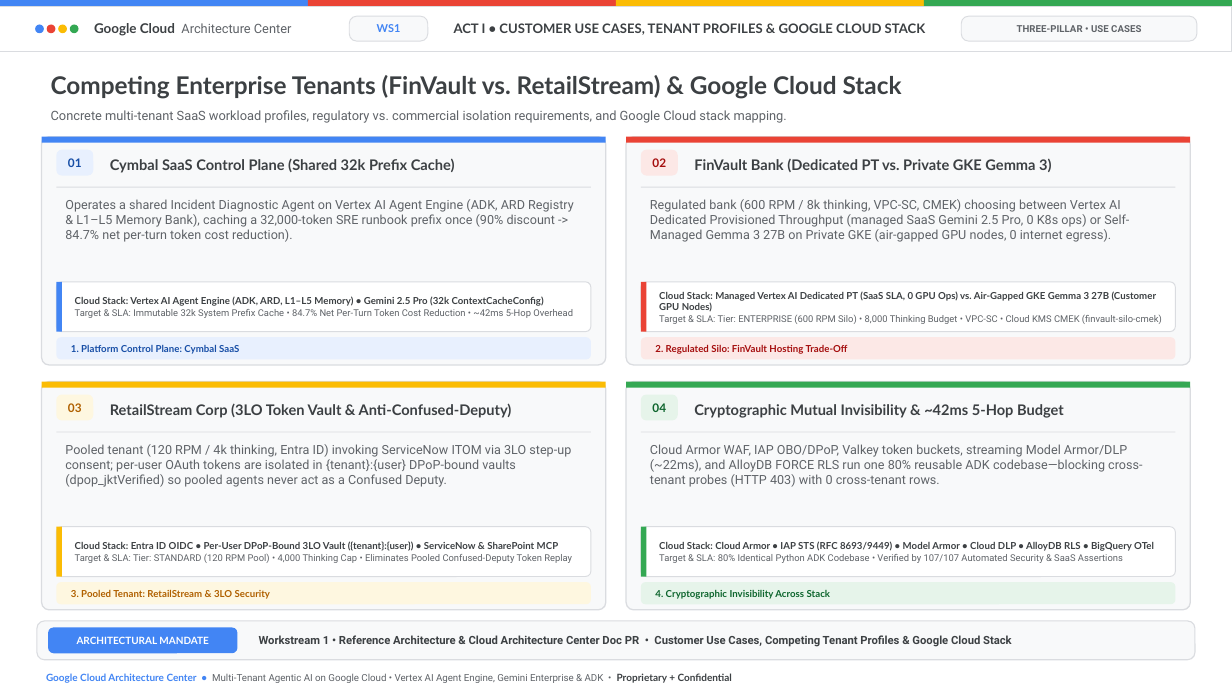
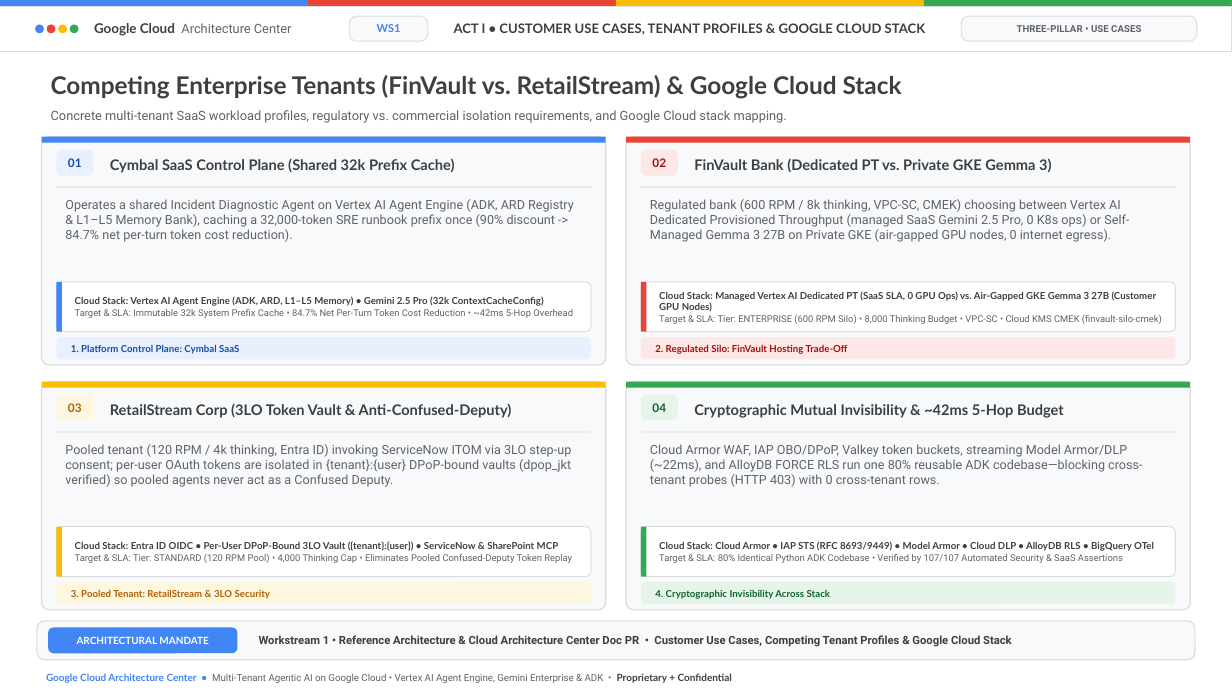
Before and after one commit to nitinaggarwal-12/blogs, a slide deck: slide 3 of slides/doc-mt-01-editable-slides.pptx. Drawn at 1232x693 pixels with LibreOffice and Linux fonts; fonts in the diff are those of the drawing. Boxes give left, top, right and bottom in pixels: in the first picture for what was removed or moved away, otherwise in the second. Text is boxed around its words. In the diff, an @@ line names an element or a change of style, - is before the commit and + after.

```diff
--- a/slides/doc-mt-01-editable-slides.pptx
+++ b/slides/doc-mt-01-editable-slides.pptx
@@ text at bbox=[65, 444, 571, 487]: text changed @@
-Pooled tenant (120 RPM / 4k thinking, Entra ID) invoking ServiceNow ITOM via 3LO step-up consent; per-user OAuth tokens are isolated in {tenant}:{user} DPoP-bound vaults (dpop_jktVerified) so pooled agents never act as a Confused Deputy.
+Pooled tenant (120 RPM / 4k thinking, Entra ID) invoking ServiceNow ITOM via 3LO step-up consent; per-user OAuth tokens are isolated in {tenant}:{user} DPoP-bound vaults (dpop_jkt verified) so pooled agents never act as a Confused Deputy.
```
Also in this commit, not shown: 2 other slides changed, 58 other files.
